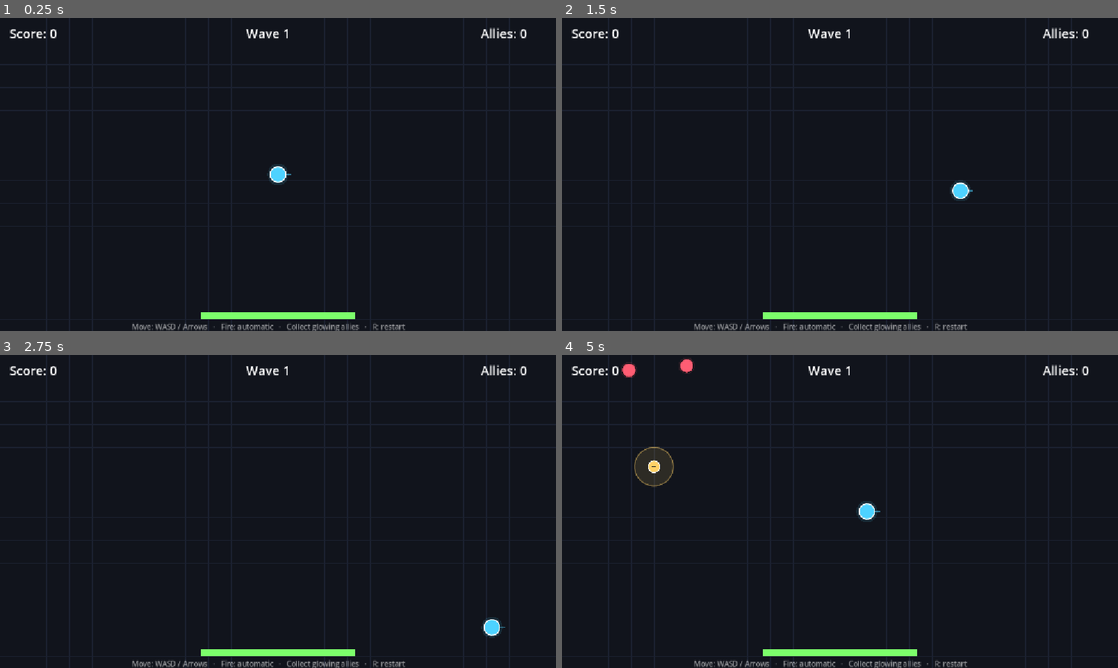
Above: before the commit, frames 1-4 (two rows, left to right).
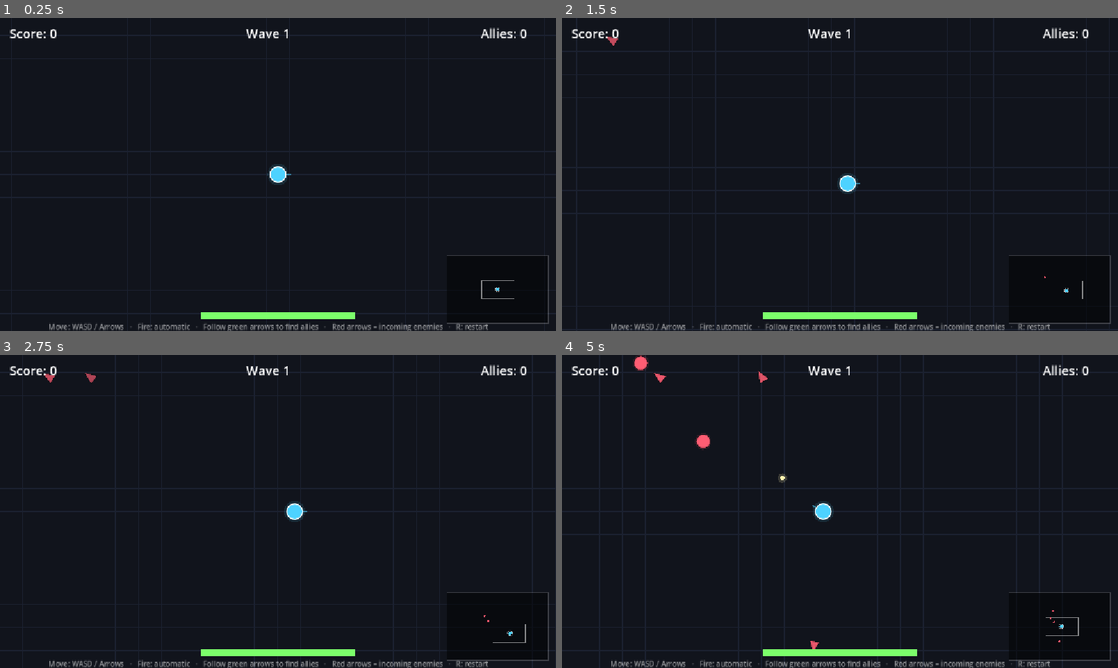
Above: after the commit, the same moments.

Repository: FaizHabibKhan/autoshooter
Game: Godot game, scene res://scenes/Main.tscn
The game is run twice, just before and just after one commit, with the same random seed, the same clock (stepped at 60 frames per second) and the same inputs.
Inputs:
- Up to frame 1 (0.25 s): no input
- Up to frame 2 (1.5 s): tap Enter at 0.5, 0.6, 1.35 s; hold D (move_right) 0.53-1.28 s; tap Space at 0.77 s; hold S (move_down) from 1.28 s (still down)
- Up to frame 3 (2.75 s): tap Space at 1.52 s; release S (move_down) at 2.03 s; hold D (move_right) from 2.03 s (still down); tap Enter at 2.1 s
- Up to frame 4 (5 s): release D (move_right) at 2.78 s; hold W (move_up) 2.78-3.53 s; tap Enter at 2.85, 3.6, 4.35 s; tap Space at 3.02, 3.77, 4.52 s; hold A (move_left) from 3.53 s (still down); tap R (restart) at 4.15 s

The runs differ from the first frame. In frame 1, 1.3% of the frame differs, in the area x 8-99%, y 75-100%; in frame 2, 1.8%; in frame 3, 1.8%; in frame 4, 3.0%, in the area x 8-99%, y 0-100%.

Commit message:
added sounds

Diff:
--- a/project.godot
+++ b/project.godot
@@ -1,23 +1,16 @@
 ; Engine configuration file.
-; It's best edited using the editor UI and not directly,
-; since the parameters that go here are not all obvious.
-;
-; Format:
-;   [section] ; section goes between []
-;   param=value ; assign values to parameters
+; Godot 4.x  —  Auto-Shooter prototype
+; Input actions are registered at runtime in scripts/config.gd, so this file
+; stays minimal and version-robust.
 
 config_version=5
-
-[animation]
-
-compatibility/default_parent_skeleton_in_mesh_instance_3d=true
 
 [application]
 
 config/name="Auto Shooter"
 config/description="Top-down auto-shooter with collectible allies."
 run/main_scene="res://scenes/Main.tscn"
-config/features=PackedStringArray("4.7")
+config/features=PackedStringArray("4.2")
 config/icon="res://icon.svg"
 
 [autoload]
@@ -25,9 +18,12 @@
 Config="*res://scripts/config.gd"
 EventBus="*res://scripts/event_bus.gd"
 GameManager="*res://scripts/game_manager.gd"
+AudioManager="*res://scripts/audio_manager.gd"
 
 [display]
 
+window/size/viewport_width=1152
+window/size/viewport_height=648
 window/stretch/mode="canvas_items"
 window/stretch/aspect="expand"
 
--- /dev/null
+++ b/scripts/audio_manager.gd
@@ -0,0 +1,94 @@
+# =============================================================================
+#  AudioManager.gd  (Autoload singleton)
+#  Plays SFX in response to EventBus signals. Uses a pool of players so many
+#  sounds can overlap, throttles the very frequent ones (shooting / hits), and
+#  adds slight pitch variation so repeats don't feel robotic.
+# =============================================================================
+extends Node
+
+const POOL_SIZE := 14
+
+# Loaded at runtime (not preloaded) so script parsing never depends on the
+# .wav importer having run yet — robust on a cold first open of the project.
+var _sfx: Dictionary = {}
+
+var _pool: Array = []
+var _next: int = 0
+
+# Throttles (seconds) for high-frequency sounds.
+const SHOOT_GAP := 0.045
+const HIT_GAP := 0.03
+var _last_shoot: float = -999.0
+var _last_hit: float = -999.0
+var _last_hp: float = Config.PLAYER_MAX_HP
+
+func _ready() -> void:
+	_sfx = {
+		"shoot":   load("res://audio/shoot.wav"),
+		"hit":     load("res://audio/enemy_hit.wav"),
+		"death":   load("res://audio/enemy_death.wav"),
+		"collect": load("res://audio/ally_collect.wav"),
+		"hurt":    load("res://audio/player_hurt.wav"),
+		"wave":    load("res://audio/wave.wav"),
+		"over":    load("res://audio/game_over.wav"),
+	}
+	for i in POOL_SIZE:
+		var p := AudioStreamPlayer.new()
+		add_child(p)
+		_pool.append(p)
+
+	EventBus.shot_fired.connect(_on_shot)
+	EventBus.enemy_hit.connect(_on_enemy_hit)
+	EventBus.enemy_killed.connect(_on_enemy_killed)
+	EventBus.ally_collected.connect(_on_ally_collected)
+	EventBus.player_damaged.connect(_on_player_damaged)
+	EventBus.wave_changed.connect(_on_wave_changed)
+	EventBus.game_over.connect(_on_game_over)
+	EventBus.game_restarted.connect(func(): _last_hp = Config.PLAYER_MAX_HP)
+
+func _now() -> float:
+	return Time.get_ticks_msec() / 1000.0
+
+func _play(key: String, volume_db: float = 0.0, pitch_min: float = 1.0, pitch_max: float = 1.0) -> void:
+	var stream: AudioStream = _sfx.get(key)
+	if stream == null:
+		return
+	var p: AudioStreamPlayer = _pool[_next]
+	_next = (_next + 1) % POOL_SIZE
+	p.stream = stream
+	p.volume_db = volume_db
+	p.pitch_scale = randf_range(pitch_min, pitch_max)
+	p.play()
+
+# --- handlers ----------------------------------------------------------------
+func _on_shot(_pos: Vector2) -> void:
+	var t := _now()
+	if t - _last_shoot < SHOOT_GAP:
+		return
+	_last_shoot = t
+	_play("shoot", -12.0, 0.92, 1.08)
+
+func _on_enemy_hit(_pos: Vector2) -> void:
+	var t := _now()
+	if t - _last_hit < HIT_GAP:
+		return
+	_last_hit = t
+	_play("hit", -15.0, 0.95, 1.12)
+
+func _on_enemy_killed(_pos: Vector2, _score: int) -> void:
+	_play("death", -7.0, 0.9, 1.12)
+
+func _on_ally_collected(_total: int) -> void:
+	_play("collect", -3.0, 1.0, 1.0)
+
+func _on_player_damaged(hp: float, _max_hp: float) -> void:
+	if hp < _last_hp:
+		_play("hurt", -4.0, 0.95, 1.05)
+	_last_hp = hp
+
+func _on_wave_changed(w: int) -> void:
+	if w > 1:
+		_play("wave", -7.0, 1.0, 1.0)
+
+func _on_game_over(_score: int, _waves: int) -> void:
+	_play("over", -3.0, 1.0, 1.0)
--- a/scripts/components/unit.gd
+++ b/scripts/components/unit.gd
@@ -55,3 +55,4 @@
 	container.add_child(bullet)
 	bullet.global_position = global_position + dir * (body_radius + 4.0)
 	bullet.setup(dir, bullet_damage)
+	EventBus.shot_fired.emit(global_position)
--- a/scripts/config.gd
+++ b/scripts/config.gd
@@ -22,10 +22,11 @@
 		ev.physical_keycode = k
 		InputMap.action_add_event(action, ev)
 
-# --- Arena -------------------------------------------------------------------
-const ARENA_SIZE := Vector2(1152, 648)   # matches the viewport
-const ARENA_MARGIN := 24.0               # keeps the player off the edges
-const SPAWN_RING_PADDING := 80.0         # how far outside the screen enemies spawn
+# --- View & World ------------------------------------------------------------
+const ARENA_SIZE := Vector2(1152, 648)   # the visible view / viewport size
+const WORLD_SIZE := Vector2(3600, 2400)  # the full explorable map (bigger than view)
+const ARENA_MARGIN := 24.0               # keeps the player off the world edges
+const SPAWN_RING_PADDING := 90.0         # how far outside the view enemies spawn
 
 # --- Collision layers (bit indices, 1-based like the Godot editor) -----------
 const LAYER_PLAYER := 1
@@ -74,8 +75,15 @@
 const SPAWN_INTERVAL_MIN := 0.28
 const SPAWN_INTERVAL_DECAY := 0.06      # subtracted per wave
 const ENEMIES_PER_SPAWN_START := 1
-const PICKUP_INTERVAL := 9.0            # seconds between ally pickups appearing
-const PICKUP_MAX_ON_FIELD := 4
+const PICKUP_INTERVAL := 20.0           # allies are rare — long gap between spawns
+const PICKUP_MAX_ON_FIELD := 2         # few on the map at once, scattered far away
+const PICKUP_FIRST_DELAY := 6.0        # first ally appears fairly soon
+const PICKUP_MIN_DIST_FROM_PLAYER := 500.0  # spawn far so you must go find them
+
+# --- Off-screen indicators ---------------------------------------------------
+const INDICATOR_MARGIN := 46.0         # inset from the screen edge for arrows
+const INDICATOR_SIZE := 15.0           # arrow triangle size
+const INDICATOR_MAX_ENEMIES := 12      # cap enemy arrows to avoid clutter
 
 # --- Derived helpers ---------------------------------------------------------
 func enemy_health(wave: int) -> float:
--- a/scripts/enemy.gd
+++ b/scripts/enemy.gd
@@ -77,6 +77,8 @@
 	queue_redraw()
 	if hp <= 0.0:
 		_die()
+	else:
+		EventBus.enemy_hit.emit(global_position)
 
 func _die() -> void:
 	EventBus.enemy_killed.emit(global_position, score_value)
--- a/scripts/event_bus.gd
+++ b/scripts/event_bus.gd
@@ -7,9 +7,11 @@
 
 # Gameplay
 signal enemy_killed(world_pos: Vector2, score_value: int)
+signal enemy_hit(world_pos: Vector2)
 signal enemy_spawned(enemy: Node)
 signal ally_collected(total_allies: int)
 signal ally_spawned(ally: Node)
+signal shot_fired(world_pos: Vector2)
 
 # Player
 signal player_damaged(current_hp: float, max_hp: float)
--- a/scripts/hud.gd
+++ b/scripts/hud.gd
@@ -35,7 +35,7 @@
 	move_child(hp_bg, 0)
 
 	var hint := _make_label(Vector2(0, Config.ARENA_SIZE.y - 20.0), w, HORIZONTAL_ALIGNMENT_CENTER, 15)
-	hint.text = "Move: WASD / Arrows   ·   Fire: automatic   ·   Collect glowing allies   ·   R: restart"
+	hint.text = "Move: WASD / Arrows   ·   Fire: automatic   ·   Follow green arrows to find allies   ·   Red arrows = incoming enemies   ·   R: restart"
 	hint.modulate = Color(1, 1, 1, 0.55)
 
 	_build_gameover()
--- /dev/null
+++ b/scripts/indicators.gd
@@ -0,0 +1,70 @@
+# =============================================================================
+#  indicators.gd  —  edge-of-screen arrows that point toward off-screen allies
+#  (green) and the nearest off-screen enemies (red). Lives on a CanvasLayer so
+#  it draws in screen space, unaffected by the world camera.
+# =============================================================================
+extends Control
+
+func _ready() -> void:
+	set_anchors_preset(Control.PRESET_FULL_RECT)
+	mouse_filter = Control.MOUSE_FILTER_IGNORE
+
+func _process(_delta: float) -> void:
+	queue_redraw()
+
+func _draw() -> void:
+	if not GameManager.is_playing():
+		return
+	var cam: Camera2D = get_tree().get_first_node_in_group("camera")
+	if cam == null:
+		return
+
+	var view := get_viewport_rect().size
+	var center := view * 0.5
+	var cam_center: Vector2 = cam.get_screen_center_position()
+	var halfw := view.x * 0.5 - Config.INDICATOR_MARGIN
+	var halfh := view.y * 0.5 - Config.INDICATOR_MARGIN
+
+	# --- Allies (green): every uncollected ally that's off-screen ---
+	for a in get_tree().get_nodes_in_group("pickups"):
+		if not is_instance_valid(a):
+			continue
+		var rel: Vector2 = a.global_position - cam_center
+		if _is_offscreen(rel, halfw, halfh):
+			_draw_arrow(rel, center, halfw, halfh, Config.COL_ALLY_UNCOLLECTED)
+
+	# --- Enemies (red): only the nearest few off-screen, to avoid clutter ---
+	var offscreen: Array = []
+	for e in get_tree().get_nodes_in_group("enemies"):
+		if not is_instance_valid(e):
+			continue
+		var rel: Vector2 = e.global_position - cam_center
+		if _is_offscreen(rel, halfw, halfh):
+			offscreen.append(rel)
+	offscreen.sort_custom(func(x, y): return x.length_squared() < y.length_squared())
+	var count: int = min(offscreen.size(), Config.INDICATOR_MAX_ENEMIES)
+	for i in count:
+		_draw_arrow(offscreen[i], center, halfw, halfh, Config.COL_ENEMY)
+
+func _is_offscreen(rel: Vector2, halfw: float, halfh: float) -> bool:
+	return absf(rel.x) > halfw or absf(rel.y) > halfh
+
+func _draw_arrow(rel: Vector2, center: Vector2, halfw: float, halfh: float, color: Color) -> void:
+	if rel.length_squared() < 1.0:
+		return
+	# Project the direction onto the inset screen rectangle to find the edge point.
+	var scale := minf(halfw / maxf(absf(rel.x), 0.001), halfh / maxf(absf(rel.y), 0.001))
+	var edge := center + rel * scale
+	var ang := rel.angle()
+
+	# Closer targets read brighter.
+	var dist := rel.length()
+	var a := clampf(1.15 - dist / 2200.0, 0.4, 1.0)
+	var col := Color(color, a)
+
+	var s := Config.INDICATOR_SIZE
+	var p1 := edge + Vector2(s, 0).rotated(ang)
+	var p2 := edge + Vector2(-s * 0.6, s * 0.65).rotated(ang)
+	var p3 := edge + Vector2(-s * 0.6, -s * 0.65).rotated(ang)
+	draw_colored_polygon(PackedVector2Array([p1, p2, p3]), col)
+	draw_polyline(PackedVector2Array([p1, p2, p3, p1]), Color(0, 0, 0, 0.4 * a), 1.5, true)
--- a/scripts/main.gd
+++ b/scripts/main.gd
@@ -10,8 +10,11 @@
 const SpawnerScript := preload("res://scripts/spawner.gd")
 const FXScript := preload("res://scripts/fx.gd")
 const HUDScript := preload("res://scripts/hud.gd")
+const IndicatorsScript := preload("res://scripts/indicators.gd")
+const MinimapScript := preload("res://scripts/minimap.gd")
 
 var _camera: Camera2D
+var _player: Node2D
 var _trauma: float = 0.0
 
 func _ready() -> void:
@@ -27,24 +30,37 @@
 	fx.name = "FX"
 	add_child(fx)
 
-	# --- player at arena center ---
+	# --- player at world center ---
 	var player := PlayerScene.instantiate()
-	player.position = Config.ARENA_SIZE * 0.5
+	player.position = Config.WORLD_SIZE * 0.5
 	add_child(player)
+	_player = player
 
 	# --- spawner ---
 	var spawner := SpawnerScript.new()
 	spawner.name = "Spawner"
 	add_child(spawner)
 
-	# --- camera (fixed, centered; only used for screen shake) ---
+	# --- camera: follows the player, clamped to the world edges ---
 	_camera = Camera2D.new()
-	_camera.position = Config.ARENA_SIZE * 0.5
+	_camera.position = _player.global_position
+	_camera.position_smoothing_enabled = true
+	_camera.position_smoothing_speed = 8.0
+	_camera.limit_left = 0
+	_camera.limit_top = 0
+	_camera.limit_right = int(Config.WORLD_SIZE.x)
+	_camera.limit_bottom = int(Config.WORLD_SIZE.y)
+	_camera.add_to_group("camera")
 	add_child(_camera)
 	_camera.make_current()
 
-	# --- HUD ---
+	# --- HUD + off-screen indicators ---
 	add_child(HUDScript.new())
+	var ind_layer := CanvasLayer.new()
+	ind_layer.layer = 9   # just under the HUD (layer 10)
+	add_child(ind_layer)
+	ind_layer.add_child(IndicatorsScript.new())
+	ind_layer.add_child(MinimapScript.new())
 
 	EventBus.request_screen_shake.connect(_add_trauma)
 	queue_redraw()
@@ -59,6 +75,10 @@
 	_trauma = minf(1.0, _trauma + strength / 20.0)
 
 func _process(delta: float) -> void:
+	# Camera follows the player (smoothing set on the camera does the easing).
+	if is_instance_valid(_player):
+		_camera.position = _player.global_position
+
 	# Screen shake: trauma^2 feels better than linear.
 	if _trauma > 0.0:
 		_trauma = maxf(0.0, _trauma - delta * 1.5)
@@ -71,8 +91,8 @@
 		GameManager.restart()
 
 func _draw() -> void:
-	# Background: fill, subtle grid, border. Drawn behind all children.
-	var size := Config.ARENA_SIZE
+	# Background: fill, subtle grid, border across the whole world.
+	var size := Config.WORLD_SIZE
 	draw_rect(Rect2(Vector2.ZERO, size), Config.COL_BG, true)
 	var step := 48.0
 	var x := 0.0
--- /dev/null
+++ b/scripts/minimap.gd
@@ -0,0 +1,61 @@
+# =============================================================================
+#  minimap.gd  —  bottom-right minimap of the whole world: player, allies,
+#  enemies, and the current camera view rectangle. Screen-space (CanvasLayer),
+#  so it ignores the world camera.
+# =============================================================================
+extends Control
+
+const PANEL := Vector2(210, 140)   # 3:2, matches WORLD_SIZE aspect
+const MARGIN := 16.0
+
+func _ready() -> void:
+	set_anchors_preset(Control.PRESET_FULL_RECT)
+	mouse_filter = Control.MOUSE_FILTER_IGNORE
+
+func _process(_delta: float) -> void:
+	queue_redraw()
+
+func _draw() -> void:
+	var view := get_viewport_rect().size
+	var origin := Vector2(view.x - PANEL.x - MARGIN, view.y - PANEL.y - MARGIN)
+	var scale := PANEL / Config.WORLD_SIZE
+
+	# Panel background + border.
+	draw_rect(Rect2(origin, PANEL), Color(0, 0, 0, 0.5), true)
+	draw_rect(Rect2(origin, PANEL), Color(1, 1, 1, 0.18), false, 1.5)
+
+	# Current view rectangle.
+	var cam: Camera2D = get_tree().get_first_node_in_group("camera")
+	if cam != null:
+		var cam_center: Vector2 = cam.get_screen_center_position()
+		var tl := origin + (cam_center - view * 0.5) * scale
+		draw_rect(Rect2(tl, view * scale), Color(1, 1, 1, 0.5), false, 1.0)
+
+	# Enemies (red).
+	for e in get_tree().get_nodes_in_group("enemies"):
+		if is_instance_valid(e):
+			draw_circle(_to_mm(e.global_position, origin, scale), 2.0, Color(Config.COL_ENEMY, 0.9))
+
+	# Uncollected allies (yellow) — the ones you want to go find.
+	for a in get_tree().get_nodes_in_group("pickups"):
+		if is_instance_valid(a):
+			draw_circle(_to_mm(a.global_position, origin, scale), 3.0, Config.COL_ALLY_UNCOLLECTED)
+
+	# Collected allies (green).
+	for a in get_tree().get_nodes_in_group("allies"):
+		if is_instance_valid(a):
+			draw_circle(_to_mm(a.global_position, origin, scale), 2.0, Config.COL_ALLY)
+
+	# Player (blue), drawn last so it's always on top.
+	var player: Node2D = get_tree().get_first_node_in_group("player")
+	if player != null:
+		var pp := _to_mm(player.global_position, origin, scale)
+		draw_circle(pp, 3.5, Config.COL_PLAYER)
+		draw_arc(pp, 5.0, 0.0, TAU, 16, Color(1, 1, 1, 0.7), 1.0, true)
+
+func _to_mm(world_pos: Vector2, origin: Vector2, scale: Vector2) -> Vector2:
+	var p := origin + world_pos * scale
+	return Vector2(
+		clampf(p.x, origin.x, origin.x + PANEL.x),
+		clampf(p.y, origin.y, origin.y + PANEL.y)
+	)
--- a/scripts/player.gd
+++ b/scripts/player.gd
@@ -51,8 +51,8 @@
 
 func _clamp_to_arena() -> void:
 	var m := Config.ARENA_MARGIN + body_radius
-	global_position.x = clampf(global_position.x, m, Config.ARENA_SIZE.x - m)
-	global_position.y = clampf(global_position.y, m, Config.ARENA_SIZE.y - m)
+	global_position.x = clampf(global_position.x, m, Config.WORLD_SIZE.x - m)
+	global_position.y = clampf(global_position.y, m, Config.WORLD_SIZE.y - m)
 
 # Called by enemies on contact.
 func take_damage(amount: float) -> void:
--- a/scripts/spawner.gd
+++ b/scripts/spawner.gd
@@ -10,7 +10,7 @@
 
 var _spawn_t: float = 0.6
 var _wave_t: float = 0.0
-var _pickup_t: float = 3.0   # first ally appears quickly so the hook lands early
+var _pickup_t: float = Config.PICKUP_FIRST_DELAY
 
 func _physics_process(delta: float) -> void:
 	if not GameManager.is_playing():
@@ -53,14 +53,25 @@
 	container.add_child(a)
 
 func _ring_point() -> Vector2:
-	var center := Config.ARENA_SIZE * 0.5
+	# Spawn just off-screen around the PLAYER, so enemies always close in from
+	# every direction no matter where the player has wandered in the world.
+	var player: Node2D = get_tree().get_first_node_in_group("player")
+	var center: Vector2 = player.global_position if player != null else Config.WORLD_SIZE * 0.5
 	var ang := randf() * TAU
 	var r := Config.ARENA_SIZE.length() * 0.5 + Config.SPAWN_RING_PADDING
 	return center + Vector2.from_angle(ang) * r
 
 func _random_inside() -> Vector2:
-	var m := 90.0
-	return Vector2(
-		randf_range(m, Config.ARENA_SIZE.x - m),
-		randf_range(m, Config.ARENA_SIZE.y - m)
-	)
+	# Allies drop somewhere in the world, far from the player, so you have to
+	# explore to reach them.
+	var player: Node2D = get_tree().get_first_node_in_group("player")
+	var m := 120.0
+	var pos := Vector2.ZERO
+	for attempt in 12:
+		pos = Vector2(
+			randf_range(m, Config.WORLD_SIZE.x - m),
+			randf_range(m, Config.WORLD_SIZE.y - m)
+		)
+		if player == null or pos.distance_to(player.global_position) >= Config.PICKUP_MIN_DIST_FROM_PLAYER:
+			break
+	return pos
Not shown, added: audio/ally_collect.wav.import
Not shown, added: audio/enemy_death.wav.import
Not shown, added: audio/enemy_hit.wav.import
Not shown, added: audio/game_over.wav.import
Not shown, added: audio/player_hurt.wav.import
Not shown, added: audio/shoot.wav.import
Not shown, added: audio/wave.wav.import
Not shown, changed: icon.svg.import
Not shown, changed: README.md
Not shown, added: audio/ally_collect.wav
Not shown, added: audio/enemy_death.wav
Not shown, added: audio/enemy_hit.wav
(and 5 more such lines)
